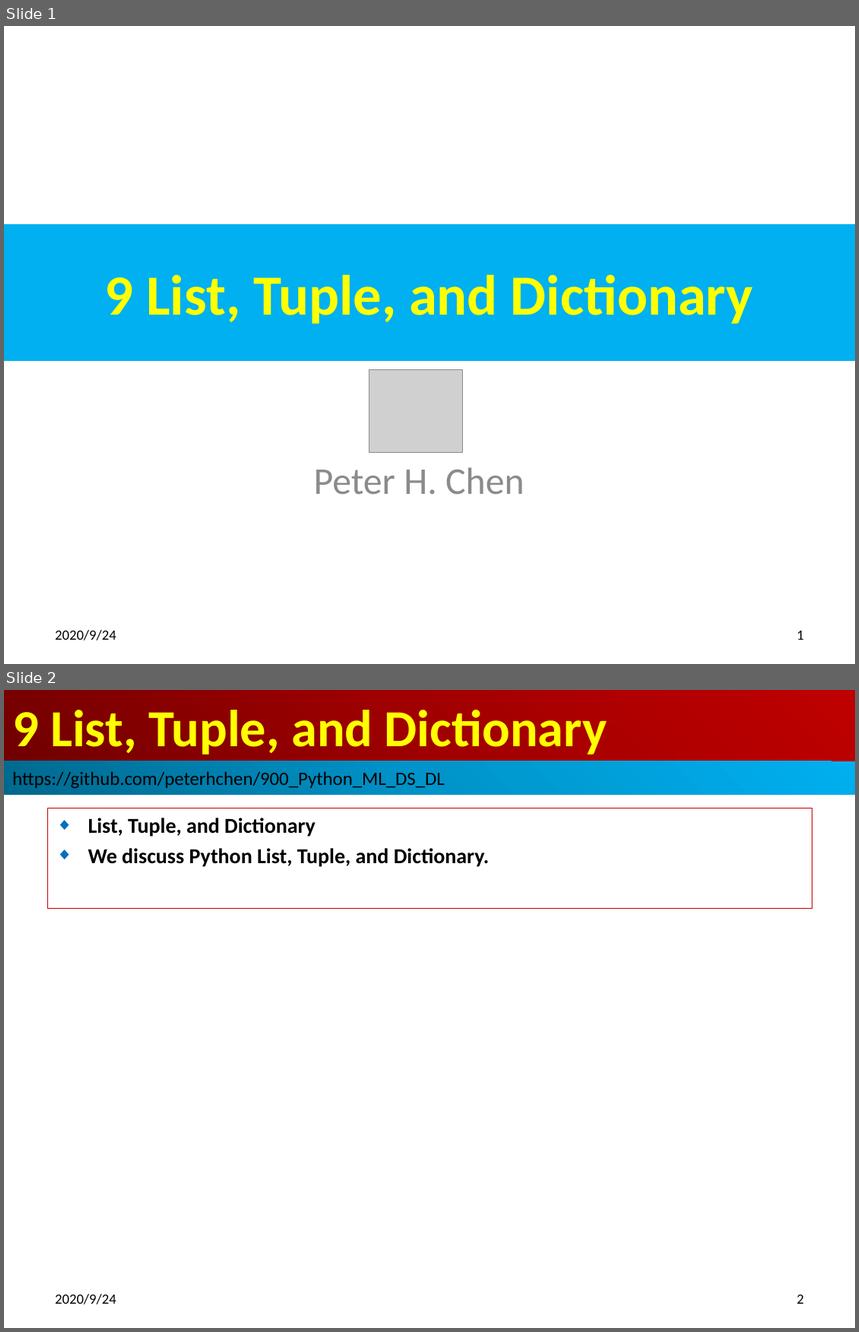
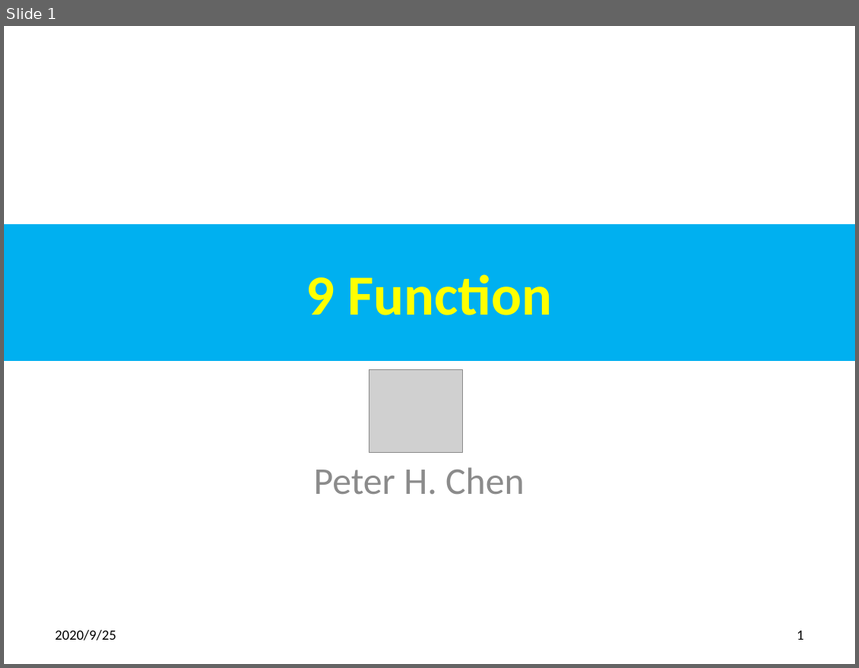
Before and after one commit to peterhchen/900_Python_ML_DS_DL, a slide deck: 009_Function.pptx. Shown one above the other, each under a label of ours: slides 1 and 2 before the commit, slide 1 after it. The pictures are 859x1332 and 859x668 pixels, drawn with LibreOffice and Linux fonts; fonts in the diff are those of the drawing; grey boxes stand for pictures. Boxes give left, top, right and bottom in pixels: in the first picture for what was removed or moved away, otherwise in the second. Text is boxed around its words. In the diff, an @@ line names an element or a change of style, - is before the commit and + after.

```diff
--- a/009_Function.pptx
+++ b/009_Function.pptx
@@ slide 2 removed at [4,690,855,1328], background #FFFFFF @@
@@ title removed at [4,690,855,761] @@
-9 List, Tuple, and Dictionary
@@ rectangle removed at [4,761,855,795] @@
-https://github.com/peterhchen/900_Python_ML_DS_DL
@@ subtitle removed at [47,809,813,909] @@
-◆ List, Tuple, and Dictionary
-◆ We discuss Python List, Tuple, and Dictionary.
@@ text removed at [55,1294,116,1305] @@
-2020/9/24
@@ page number removed at [797,1295,804,1304] @@
-2
@@ slide 1 changed as well @@
@@ title at [306,275,552,316]: text changed @@
-9 List, Tuple, and Dictionary
+9 Function
@@ text at [55,630,116,641]: text changed @@
-2020/9/24
+2020/9/25
```
Also in this commit, not shown: 4 other slides changed, 12 other slides removed, 2 other files.
